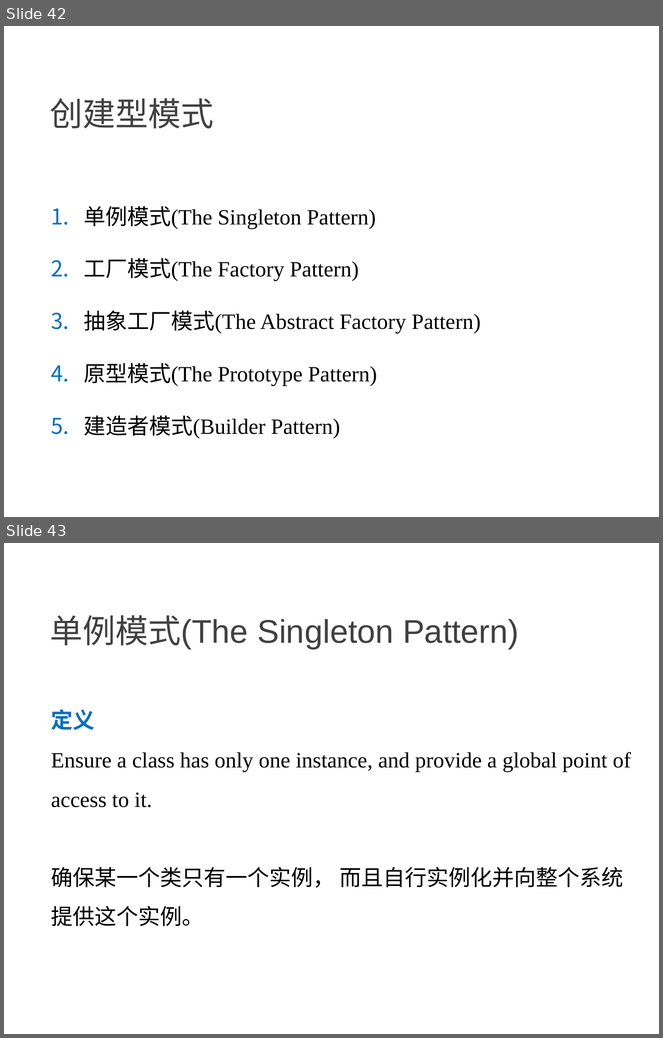
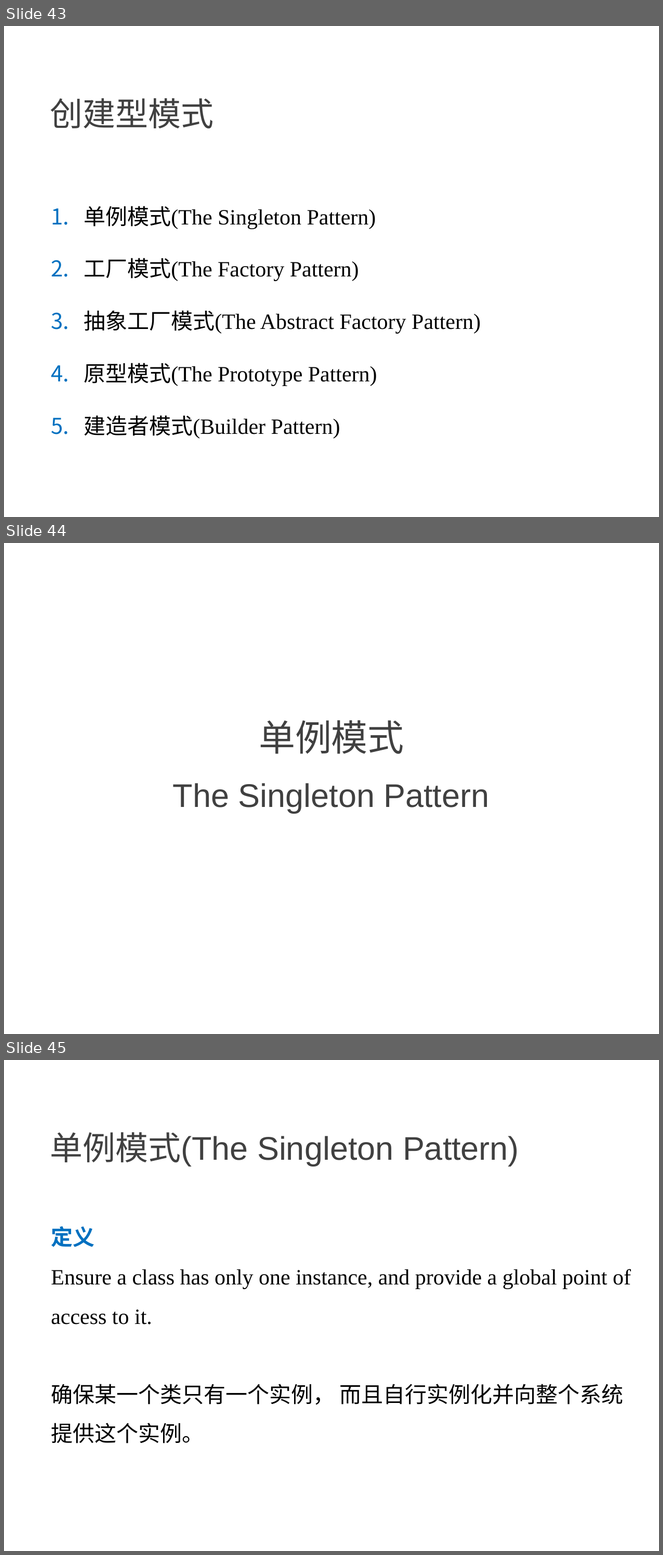
Before and after one commit to NewGr8Player/My-PPT, a slide deck: Design pattern/23种设计模式详解.pptx. Shown one above the other, each under a label of ours: slides 42 and 43 before the commit, slides 43, 44 and 45 after it. The pictures are 663x1038 and 663x1555 pixels, drawn with LibreOffice and Linux fonts; fonts in the diff are those of the drawing. Boxes give left, top, right and bottom in pixels: in the first picture for what was removed or moved away, otherwise in the second. Text is boxed around its words. In the diff, an @@ line names an element or a change of style, - is before the commit and + after.

```diff
--- a/Design pattern/23种设计模式详解.pptx
+++ b/Design pattern/23种设计模式详解.pptx
@@ slide 44 added at [4, 543, 659, 1034], background #FFFFFF @@
@@ text added at [259, 720, 404, 754], 40 pt, text #404040 @@
+单例模式
@@ title added at [173, 783, 490, 813], 36 pt, text #404040 @@
+The Singleton Pattern
@@ what was slide 42 is now slide 43 @@
@@ what was slide 43 is now slide 45 @@
```
Also in this commit, not shown: 8 other slides added.
